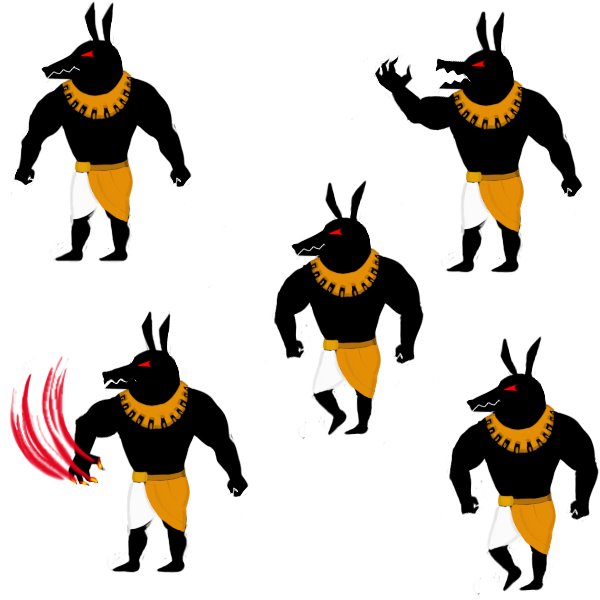
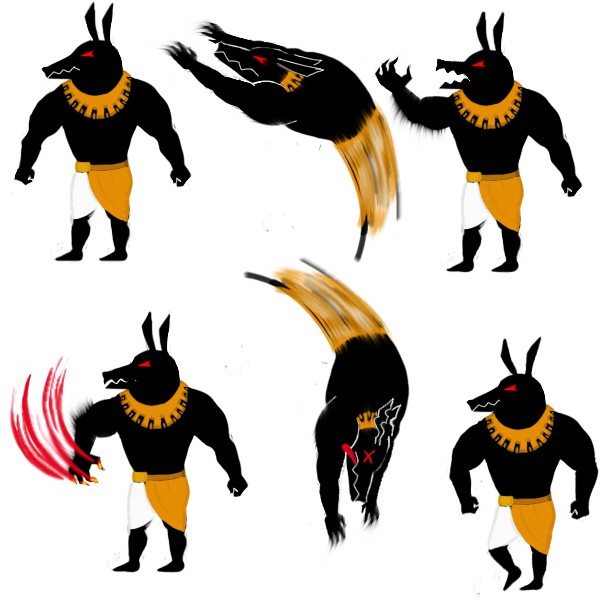
Two versions of the same layered image (600px x 600px). Layer-by-layer changes:
hid "shadows" over (x1=311, y1=335, x2=382, y2=401)
painted on "cloths" over (x1=308, y1=246, x2=382, y2=400)
painted on "Layer 3" over (x1=381, y1=83, x2=447, y2=192)
painted on "Layer 5" over (x1=36, y1=388, x2=114, y2=480)
added layer "tongue" above "Layer 9" over (x1=224, y1=254, x2=419, y2=556)
added layer "Layer 9" above "Layer 7" over (x1=153, y1=17, x2=409, y2=264)
painted on "Layer 7" over (x1=208, y1=179, x2=444, y2=440)
